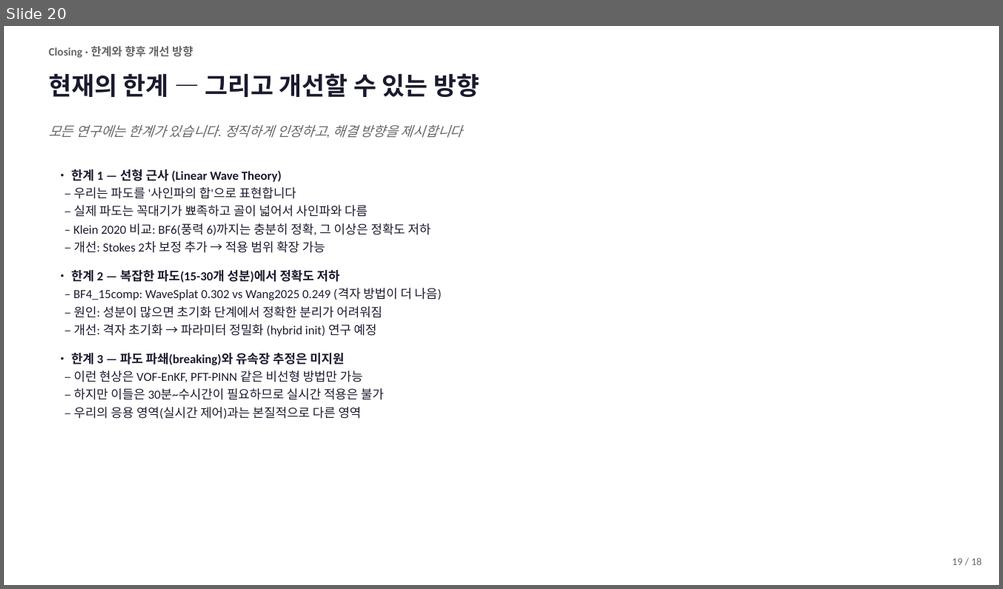
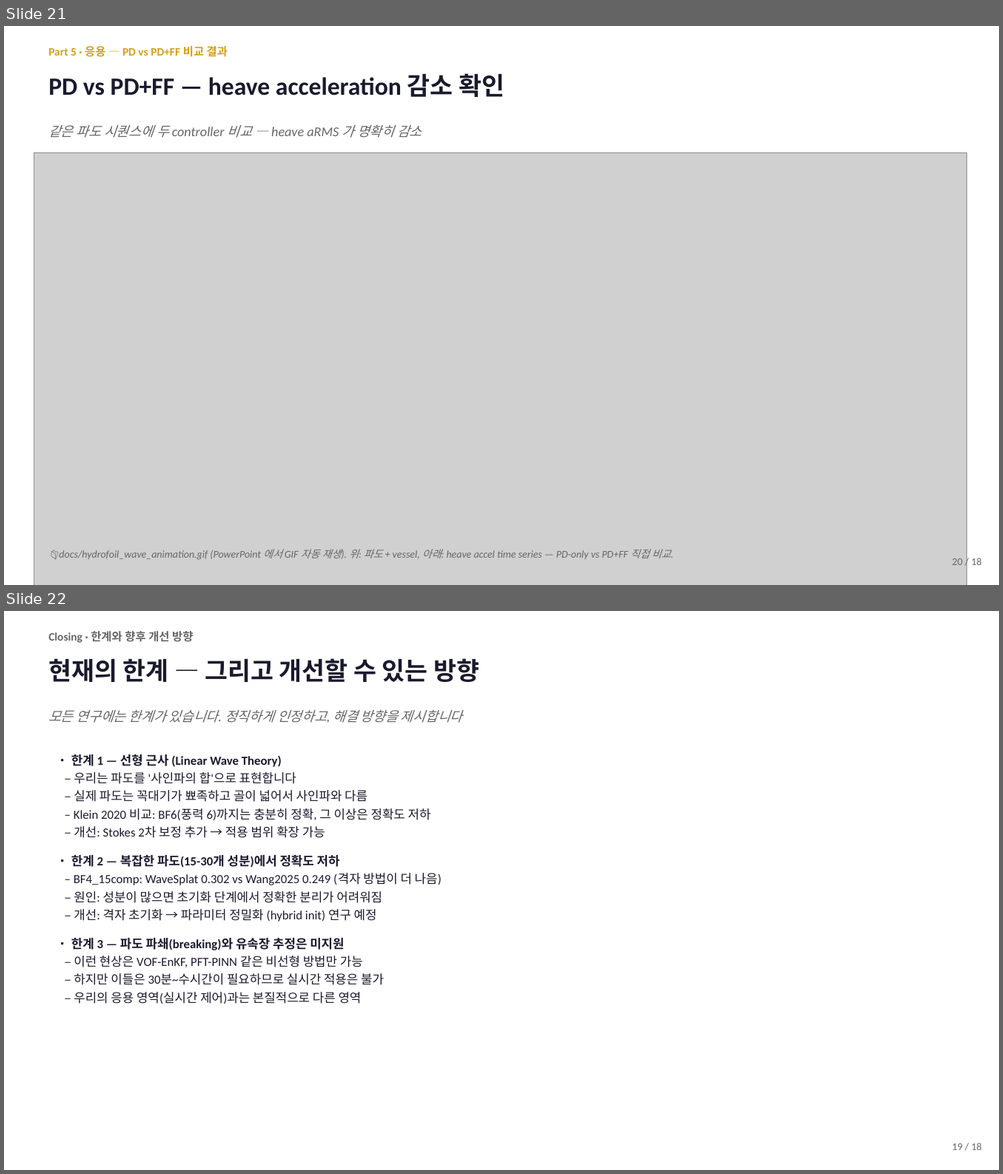
Before and after one commit to SAEYONGPARK94/wavesplat, a slide deck: wavesplat/docs/labmeeting_2026_05_13.pptx. Shown one above the other, each under a label of ours: slide 20 before the commit, slides 21 and 22 after it. The pictures are 1003x589 and 1003x1174 pixels, drawn with LibreOffice and Linux fonts; fonts in the diff are those of the drawing; grey boxes stand for pictures. Boxes give left, top, right and bottom in pixels: in the first picture for what was removed or moved away, otherwise in the second. Text is boxed around its words. In the diff, an @@ line names an element or a change of style, - is before the commit and + after.

```diff
--- a/wavesplat/docs/labmeeting_2026_05_13.pptx
+++ b/wavesplat/docs/labmeeting_2026_05_13.pptx
@@ slide 21 added at (x1=4, y1=26, x2=999, y2=585), background #FFFFFF @@
@@ text added at (x1=48, y1=46, x2=227, y2=57), 11 pt, text #D4A017, bold @@
+Part 5 · 응용 — PD vs PD+FF 비교 결과
@@ text added at (x1=48, y1=73, x2=504, y2=97), 24 pt, text #1A1A2E, bold @@
+PD vs PD+FF — heave acceleration 감소 확인
@@ text added at (x1=48, y1=125, x2=421, y2=138), 13 pt, text #666666, italic @@
+같은 파도 시퀀스에 두 controller 비교 — heave aRMS 가 명확히 감소
@@ picture added at (x1=34, y1=153, x2=967, y2=585) @@
@@ text added at (x1=59, y1=549, x2=671, y2=560), 10 pt, text #666666, italic @@
+📂 docs/hydrofoil_wave_animation.gif (PowerPoint 에서 GIF 자동 재생). 위: 파도 + vessel, 아래: heave accel time series — PD-only vs PD+FF 직접 비교.
@@ text added at (x1=952, y1=558, x2=982, y2=565), 10 pt, text #666666 @@
+20 / 18
@@ what was slide 20 is now slide 22 @@
```
Also in this commit, not shown: 2 slides changed, 1 other slide added, 7 other files.
